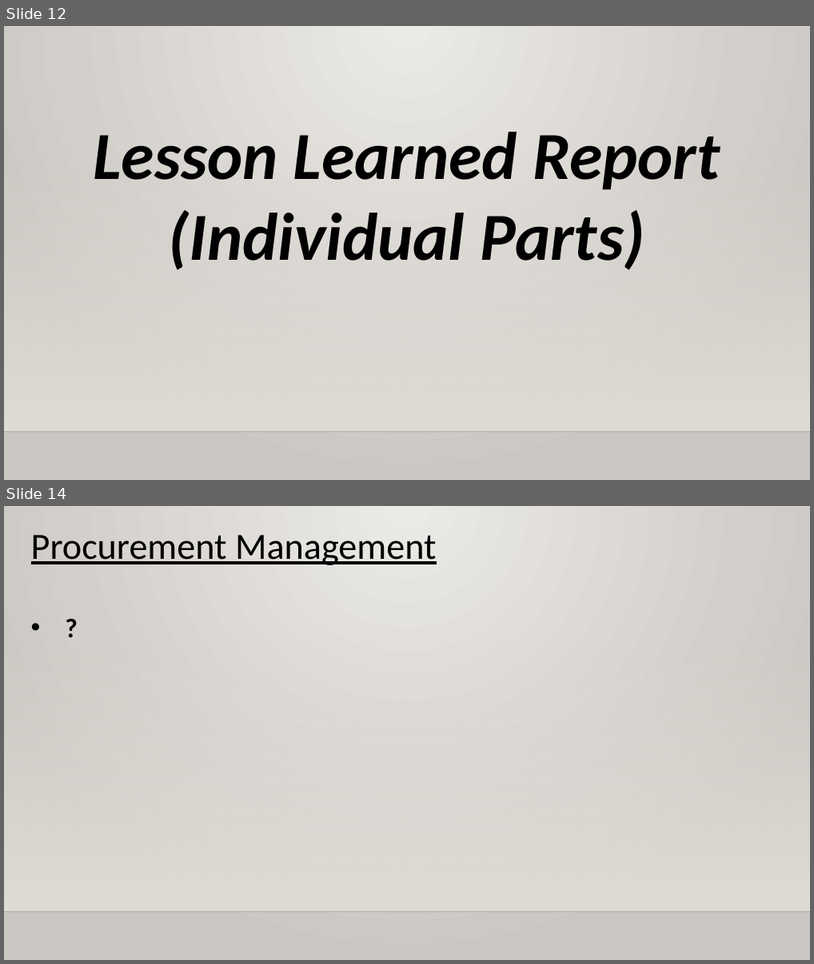
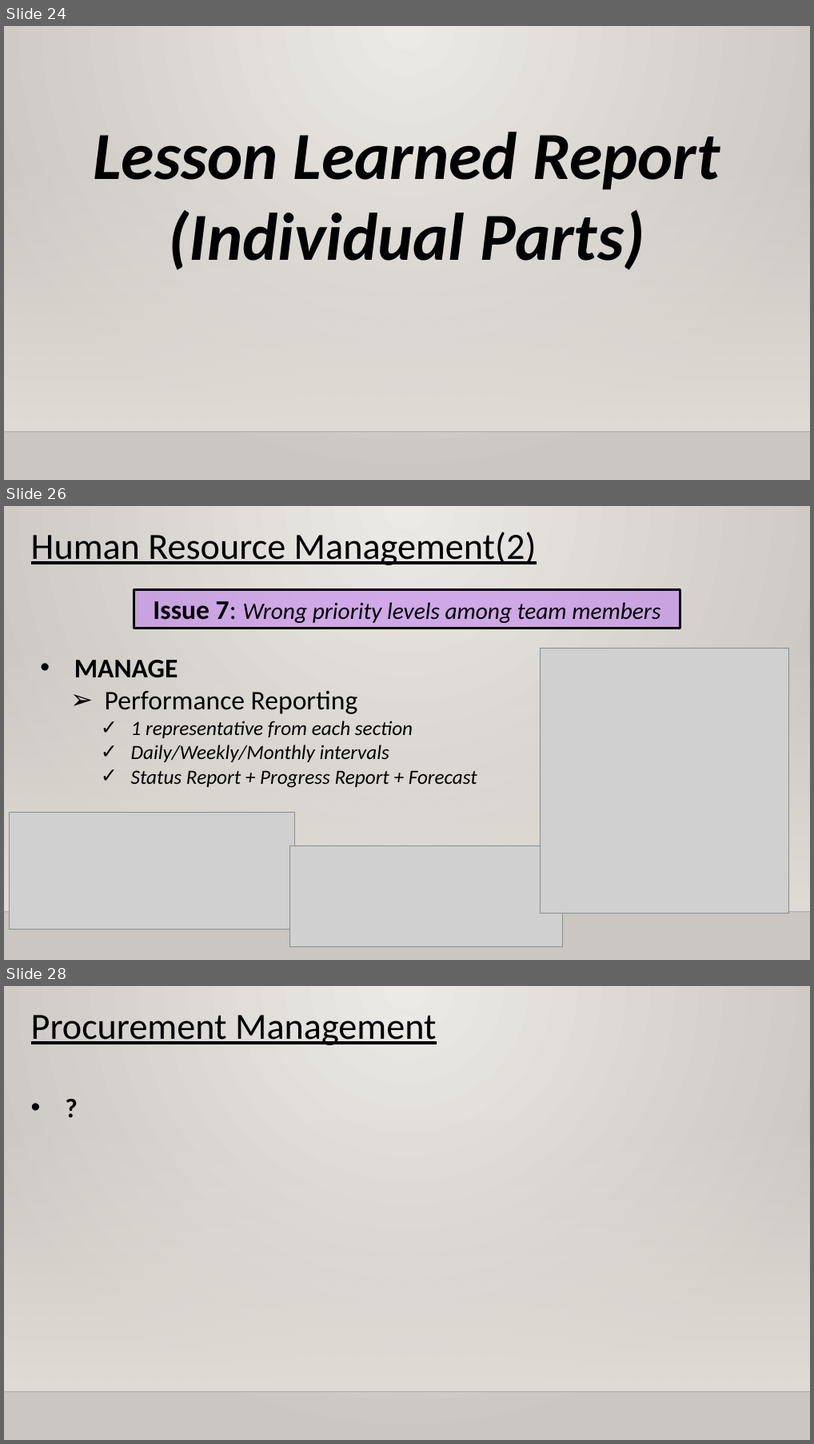
Before and after one commit to XtremisStudio/Project-Management, a slide deck: PRMGT_Presentation_Template.pptx. Shown one above the other, each under a label of ours: slides 12 and 14 before the commit, slides 24, 26 and 28 after it; the slides between them are not shown. The pictures are 814x964 and 814x1444 pixels, drawn with LibreOffice and Linux fonts; fonts in the diff are those of the drawing; grey boxes stand for pictures; background and template pictures are left out. Boxes give left, top, right and bottom in pixels: in the first picture for what was removed or moved away, otherwise in the second. Text is boxed around its words. In the diff, an @@ line names an element or a change of style, - is before the commit and + after.

```diff
--- a/PRMGT_Presentation_Template.pptx
+++ b/PRMGT_Presentation_Template.pptx
@@ slide 26 added at <box>4,506,810,960</box>, background gradient #ECEAE7 to #CAC7C1; not listed: 2 template elements that a slide beside it also shows @@
@@ text added at <box>31,532,537,565</box>, 44 pt, text #000000, underline @@
+Human Resource Management(2)
@@ rectangle added at <box>134,589,680,628</box>, fill #BC72F0 at 50% opacity, outline #000000 3 pt, 28 pt, text #000000, italic @@
+Issue 7: Wrong priority levels among team members
@@ picture added at <box>541,648,790,913</box> @@
@@ text added at <box>74,660,478,788</box>, 24 pt, text #000000, italic @@
+• MANAGE
+  ➢ Performance Reporting
+    ✓ 1 representative from each section
+    ✓ Daily/Weekly/Monthly intervals
+    ✓ Status Report + Progress Report + Forecast
@@ picture added at <box>10,812,295,929</box> @@
@@ picture added at <box>290,845,563,947</box> @@
@@ what was slide 12 is now slide 24 @@
@@ what was slide 14 is now slide 28 @@
```
Also in this commit, not shown: 12 slides changed, 13 other slides added, 3 other files.
